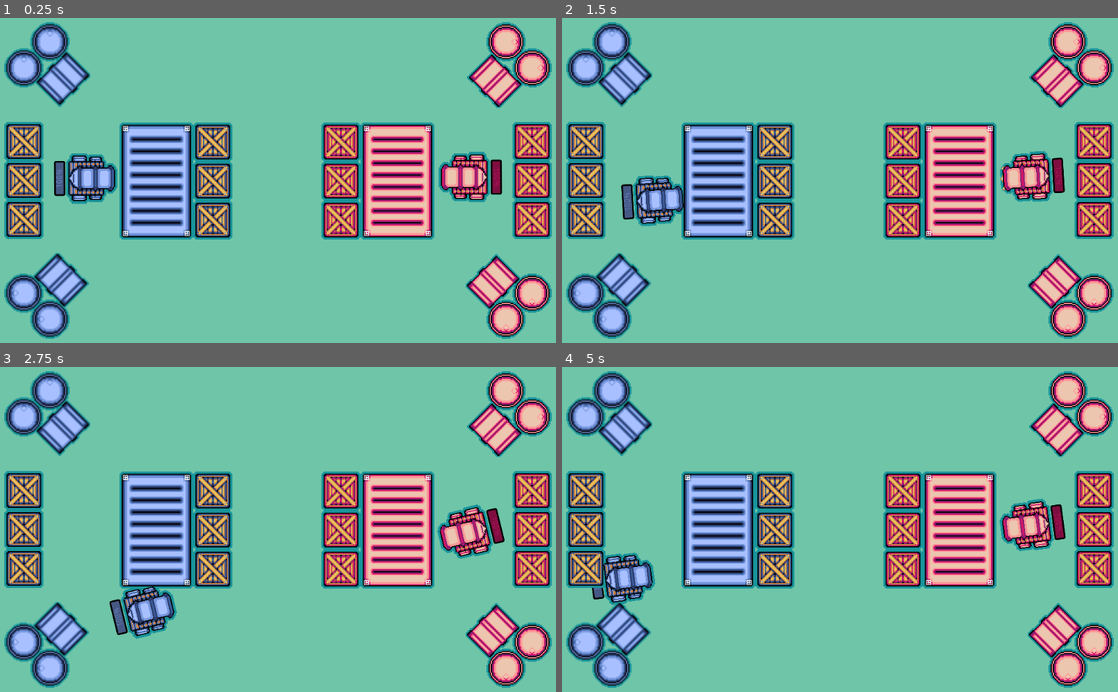
Above: before the commit, frames 1-4 (two rows, left to right).
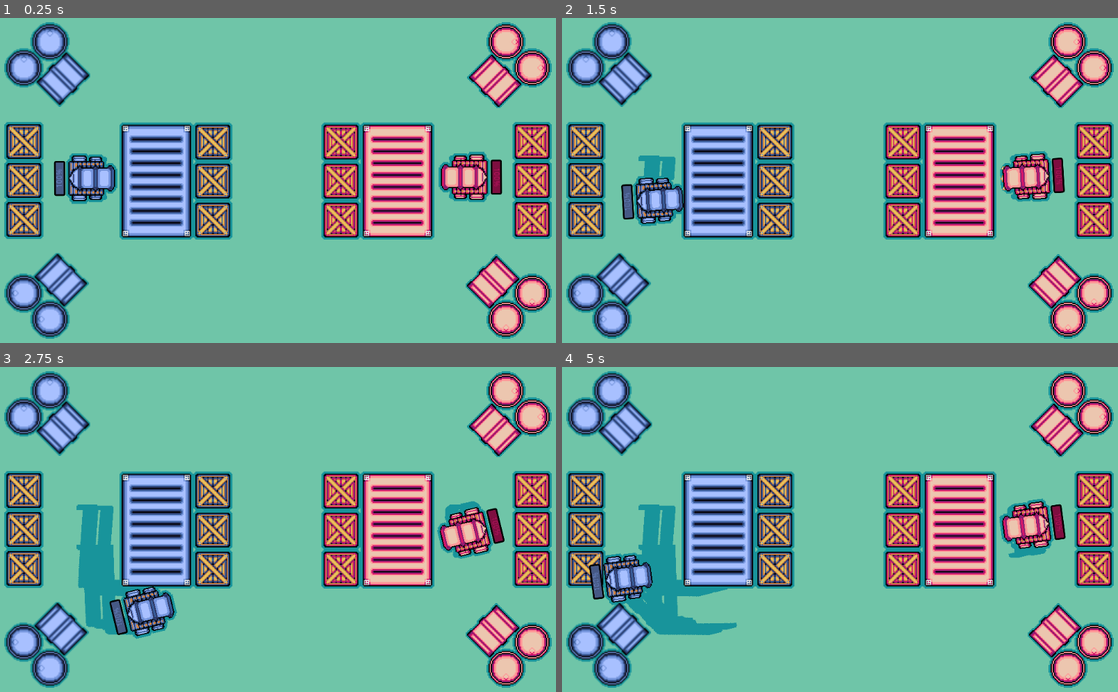
Above: after the commit, the same moments.

Repository: abelarduu/Mini-Cannon-Carts
Game: Godot game, scene res://scenes/Main_scene.tscn
Same seed, same stepped clock (60 frames per second), same inputs: the game is played once before the commit and once after it.
Inputs:
- Up to frame 1 (0.25 s): no input
- Up to frame 2 (1.5 s): tap Enter at 0.5 s; hold D (P1_right) 0.53-1.28 s; tap E (P1_attack) at 0.6 s; tap Space at 1.25 s; hold S (P1_down) from 1.28 s (still down); tap Keypad 0 (P2_attack) at 1.35 s
- Up to frame 3 (2.75 s): release S (P1_down) at 2.03 s; hold D (P1_right) from 2.03 s (still down); tap Down (P2_down) at 2.1 s
- Up to frame 4 (5 s): release D (P1_right) at 2.78 s; hold W (P1_up) 2.78-3.53 s; tap Left (P2_left) at 2.85 s; tap Enter at 3.5 s; hold A (P1_left) from 3.53 s (still down); tap Right (P2_right) at 3.6 s; tap Up (P2_up) at 4.35 s

The runs differ from the first frame. In frame 1, less than 0.1% of the frame differs, in the area x 18-82%, y 42-56%; in frame 2, 0.4%; in frame 3, 2.4%; in frame 4, 3.1%, in the area x 4-88%, y 41-83%.

Commit message:
testando add rastros das rodas dos carts no mapa

Diff:
--- a/scenes/Barrel.tscn
+++ b/scenes/Barrel.tscn
@@ -7,6 +7,7 @@
 radius = 33.0606
 
 [node name="Barrel" type="StaticBody2D"]
+z_index = 1
 script = ExtResource( 2 )
 type_objects = 1
 
--- a/scenes/Box.tscn
+++ b/scenes/Box.tscn
@@ -7,6 +7,7 @@
 extents = Vector2( 32, 32 )
 
 [node name="Box" type="StaticBody2D"]
+z_index = 1
 script = ExtResource( 1 )
 
 [node name="AnimatedSprite" type="AnimatedSprite" parent="."]
--- a/scenes/Cannon_Cart.tscn
+++ b/scenes/Cannon_Cart.tscn
@@ -16,6 +16,7 @@
 corner_radius_bottom_left = 3
 
 [node name="Cannon_cart" type="KinematicBody2D"]
+z_index = 1
 script = ExtResource( 2 )
 
 [node name="Collision" type="CollisionPolygon2D" parent="."]
@@ -25,6 +26,7 @@
 [node name="ShadowCart" type="Sprite" parent="."]
 rotation = -1.5708
 scale = Vector2( 2, 2 )
+z_index = -1
 texture = ExtResource( 3 )
 region_enabled = true
 region_rect = Rect2( -0.273537, 148.918, 46.5235, 47.2892 )
--- a/scenes/Contanier.tscn
+++ b/scenes/Contanier.tscn
@@ -8,6 +8,7 @@
 
 [node name="Contanier" type="StaticBody2D"]
 rotation = 1.5708
+z_index = 1
 script = ExtResource( 1 )
 type_objects = 2
 
--- a/scenes/Main_scene.tscn
+++ b/scenes/Main_scene.tscn
@@ -119,9 +119,11 @@
 
 [node name="Player1" parent="." instance=ExtResource( 1 )]
 position = Vector2( 169, 296 )
+z_index = 2
 collision_layer = 0
 
 [node name="Player2" parent="." instance=ExtResource( 1 )]
 position = Vector2( 855, 294 )
 rotation = 3.14159
+z_index = 2
 index = 1
--- /dev/null
+++ b/scenes/wheel_track.tscn
@@ -0,0 +1,12 @@
+[gd_scene load_steps=2 format=2]
+
+[ext_resource path="res://assets/sprites/cannon_carts_animate.png" type="Texture" id=1]
+
+[node name="wheel_track" type="Node2D"]
+
+[node name="Sprite" type="Sprite" parent="."]
+rotation = -1.5708
+scale = Vector2( 2, 2 )
+texture = ExtResource( 1 )
+region_enabled = true
+region_rect = Rect2( 50, 154, 42, 28 )
--- a/scripts/Cannon_Cart.gd
+++ b/scripts/Cannon_Cart.gd
@@ -5,9 +5,10 @@
 var life= 100
 var speed= 200
 var BOMBS_GROUP= "Bomb-" + str(self)
-var pre_bomb= preload("res://scenes/Bomb.tscn")
 
 #Assets
+onready var pre_bomb= preload("res://scenes/Bomb.tscn")
+onready var pre_track= preload("res://scenes/wheel_track.tscn")
 export (int, "Blue", "Red") var index setget set_index
 var type_frames= ["res://scenes/Spriteframes/Cannon_cart_blue.tres",
 				  "res://scenes/Spriteframes/Cannon_cart_red.tres"]
@@ -30,10 +31,11 @@
 	if not Engine.editor_hint:
 		if life > 0:
 			mov= Vector2.ZERO
-			if Input.is_action_pressed(mov_inputs[index][0]): mov.x= -1
+			if Input.is_action_pressed(mov_inputs[index][0]): mov.x=-1
 			if Input.is_action_pressed(mov_inputs[index][1]): mov.x= 1
-			if Input.is_action_pressed(mov_inputs[index][2]): mov.y= -1
+			if Input.is_action_pressed(mov_inputs[index][2]): mov.y=-1
 			if Input.is_action_pressed(mov_inputs[index][3]): mov.y= 1
+			add_wheel_track()
 			mov_animate()
 
 			if Input.is_action_just_pressed(attack_inputs[index]):
@@ -61,3 +63,9 @@
 	if mov.length_squared() > 0:
 		$AnimatedSprite.animation= "run"
 	else: $AnimatedSprite.animation= "idle"
+
+func add_wheel_track():
+	var track= pre_track.instance()
+	track.position+= position
+	track.rotation= rotation
+	$"../".add_child(track)
